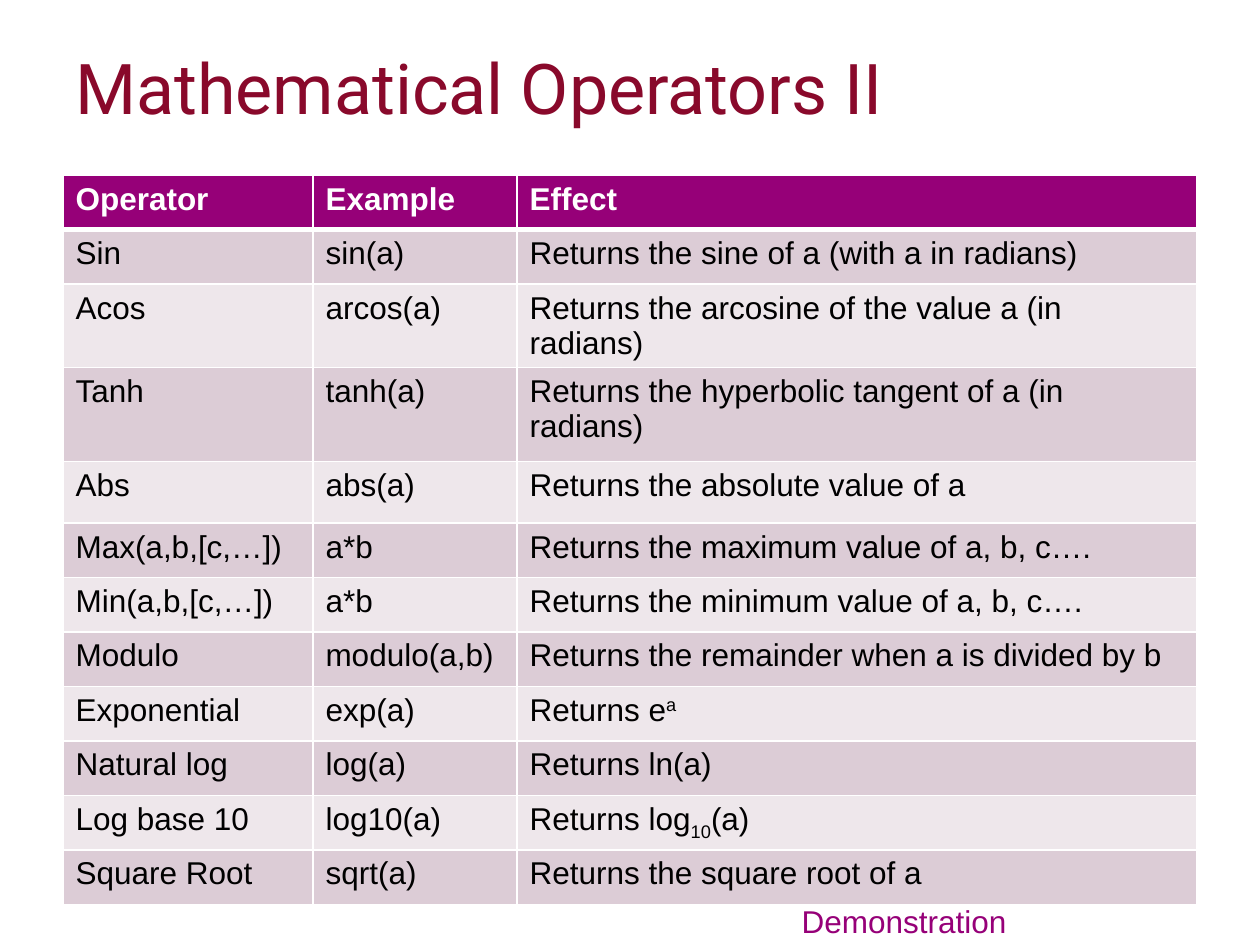
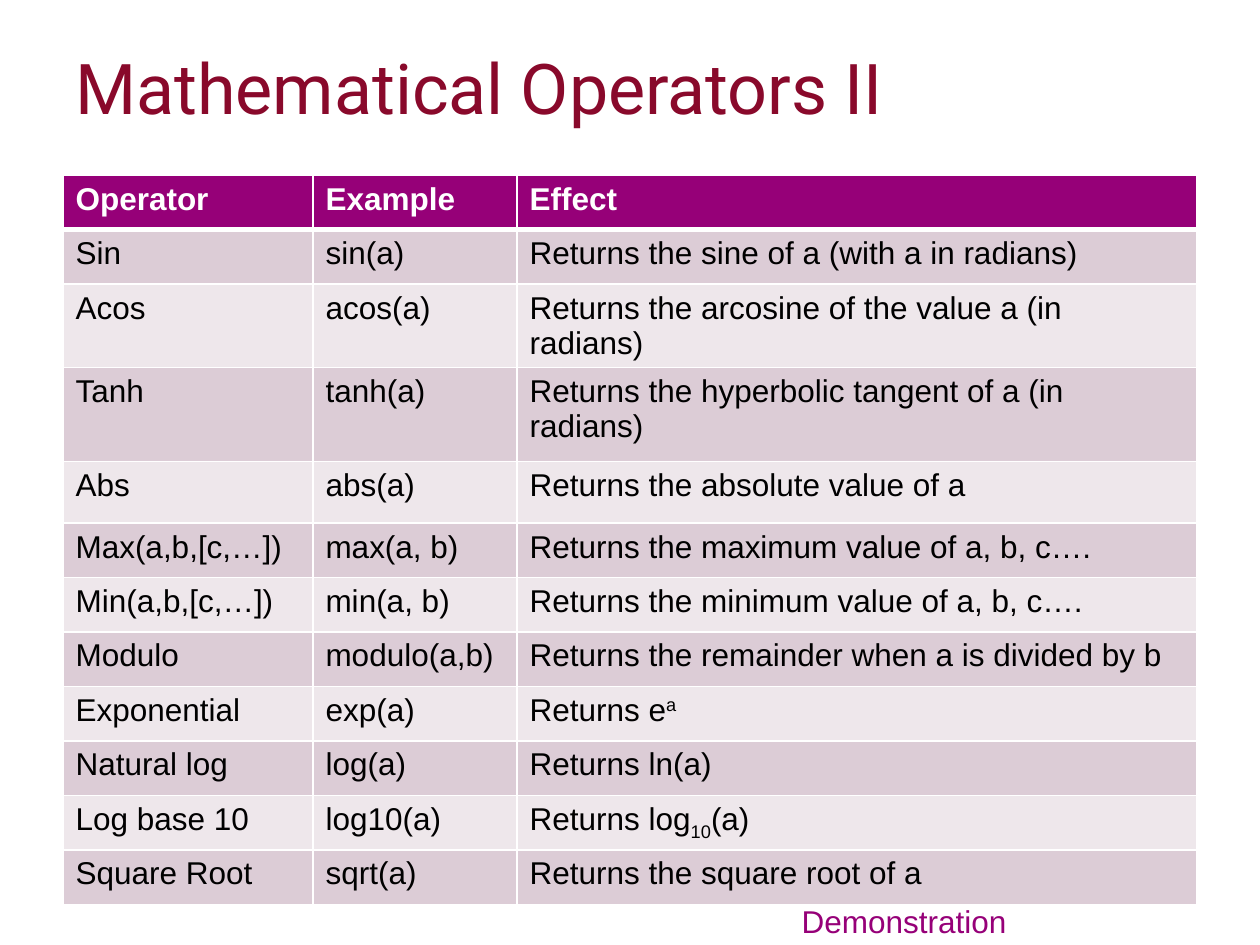
Before and after one commit to ImperialCollegeLondon/RCDS-introduction-to-fortran, a slide deck: slide 19 of Introduction to Fortran Slides.pptx. Drawn at 1260x945 pixels with LibreOffice and Linux fonts; fonts in the diff are those of the drawing; background and template pictures are left out. Boxes give left, top, right and bottom in pixels: in the first picture for what was removed or moved away, otherwise in the second. Text is boxed around its words. In the diff, an @@ line names an element or a change of style, - is before the commit and + after.

```diff
--- a/Introduction to Fortran Slides.pptx
+++ b/Introduction to Fortran Slides.pptx
@@ table at bbox=[63, 175, 1197, 894] @@
-row 3, column 2: arcos(a)
+row 3, column 2: acos(a)
-row 6, column 2: a*b
+row 6, column 2: max(a, b)
-row 7, column 2: a*b
+row 7, column 2: min(a, b)
```
Also in this commit, not shown: 6 other slides changed, 9 other files.
